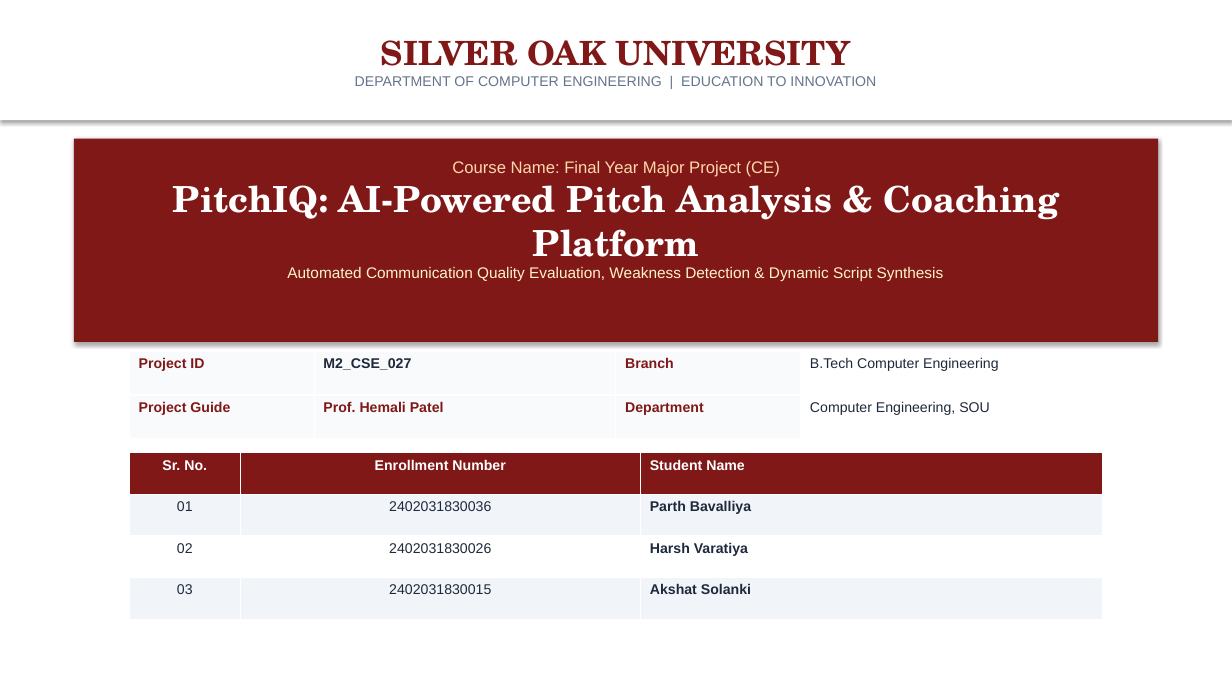
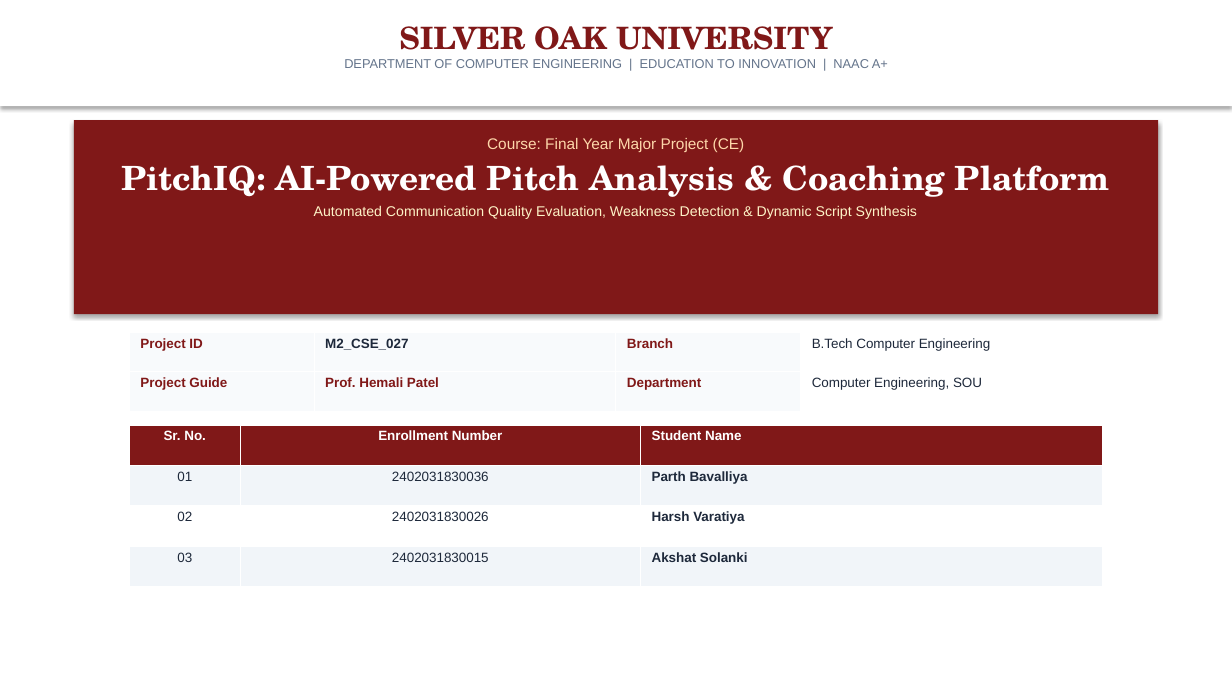
Before and after one commit to PARTHBAVALIYA/pitchiq, a slide deck: slide 1 of PitchIQ_SilverOak_Presentation.pptx. Drawn at 1232x693 pixels with LibreOffice and Linux fonts; fonts in the diff are those of the drawing. Boxes give left, top, right and bottom in pixels: in the first picture for what was removed or moved away, otherwise in the second. Text is boxed around its words. In the diff, an @@ line names an element or a change of style, - is before the commit and + after.

Commit message:
Fix slide formatting, card padding, and box boundaries in PPT

```diff
--- a/PitchIQ_SilverOak_Presentation.pptx
+++ b/PitchIQ_SilverOak_Presentation.pptx
@@ rectangle: place and size @@
-rectangle at (0,0,1232,120)
+rectangle at (0,0,1232,106)
@@ text "SILVER OAK UNIVERSITY": place and size @@
-text "SILVER OAK UNIVERSITY" at (355,40,876,86)
+text "SILVER OAK UNIVERSITY" at (344,26,888,68)
@@ text at (399,26,832,60): size 26 to 24 pt in "SILVER OAK UNIVERSITY" @@
@@ text at (344,59,888,68): text changed; size 11 to 10 pt @@
-DEPARTMENT OF COMPUTER ENGINEERING | EDUCATION TO INNOVATION
+DEPARTMENT OF COMPUTER ENGINEERING | EDUCATION TO INNOVATION | NAAC A+
@@ rectangle: place and size @@
-rectangle at (74,139,1158,342)
+rectangle at (74,120,1158,314)
@@ text "Course: Final Year Major Project ...": place and size @@
-text "Course: Final Year Major Project ..." at (173,161,1060,281)
+text "Course: Final Year Major Project ..." at (121,138,1110,219)
@@ text at (487,138,745,152): text changed; size 13 to 12 pt @@
-Course Name: Final Year Major Project (CE)
+Course: Final Year Major Project (CE)
@@ text at (121,165,1110,219): size 28 to 26 pt in "PitchIQ: AI-Powered Pitch Analysis & Coaching Platform"; size 12 to 11 pt in "Automated Communication Quality Evaluation, Weakness Detecti ..."; more space between paragraphs @@
@@ table at (129,333,1104,411) @@
@@ size 11 to 10.5 pt @@
@@ table: place and size @@
-table at (129,351,1104,439)
+table at (129,333,1104,411)
@@ table at (129,425,1103,587) @@
@@ size 11 to 10.5 pt @@
@@ table: place and size @@
-table at (129,453,1103,619)
+table at (129,425,1103,587)
```
Also in this commit, not shown: 13 other slides changed.
